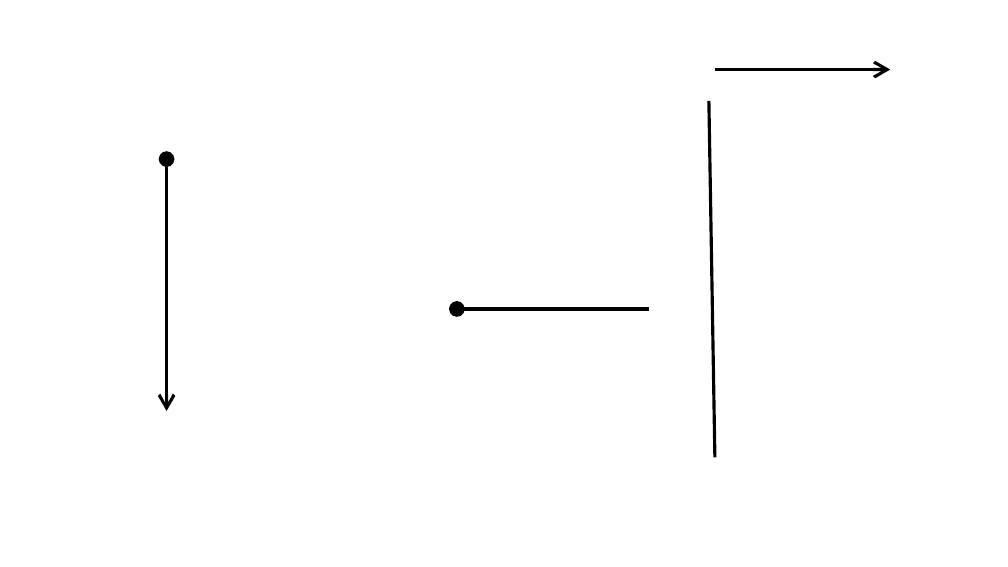
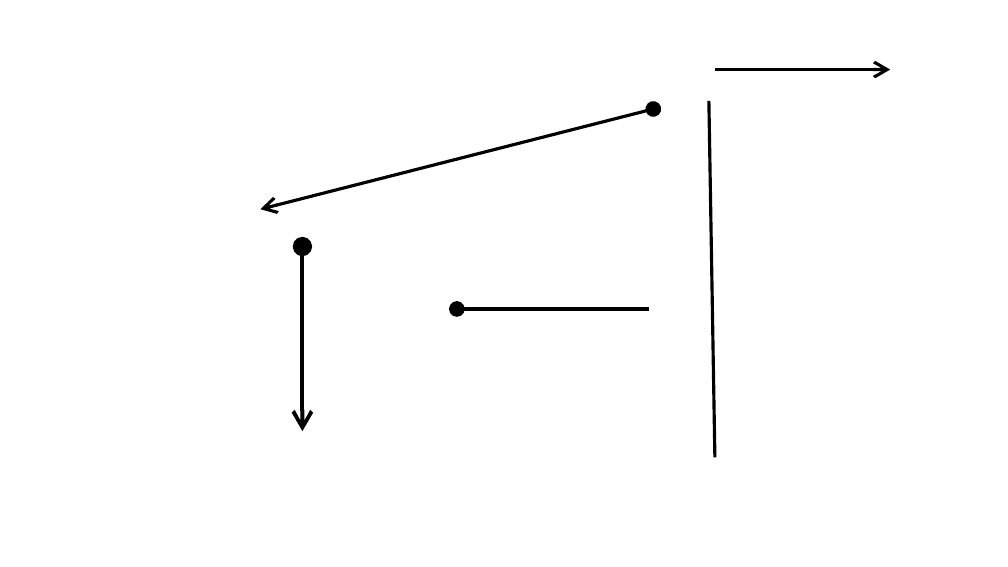
Before and after one commit to GFFischer/gff_blockchain_konzepte, a slide deck: slide 7 of prototyp/symbole_und_farben.pptx. Drawn at 1008x567 pixels with LibreOffice and Linux fonts; fonts in the diff are those of the drawing. Boxes give left, top, right and bottom in pixels: in the first picture for what was removed or moved away, otherwise in the second. Text is boxed around its words. In the diff, an @@ line names an element or a change of style, - is before the commit and + after.

```diff
--- a/prototyp/symbole_und_farben.pptx
+++ b/prototyp/symbole_und_farben.pptx
@@ double arrow added from (653, 109) to (260, 209), #000000 3 pt @@
@@ double arrow moved from (166, 159) - (166, 411) to (302, 247) - (302, 431) @@
@@ double arrow (302, 247) - (302, 431): stroke #000000 3 pt to #000000 3.7 pt @@
```
Also in this commit, not shown: 1 slide added, 1 slide removed, 14 other files.
